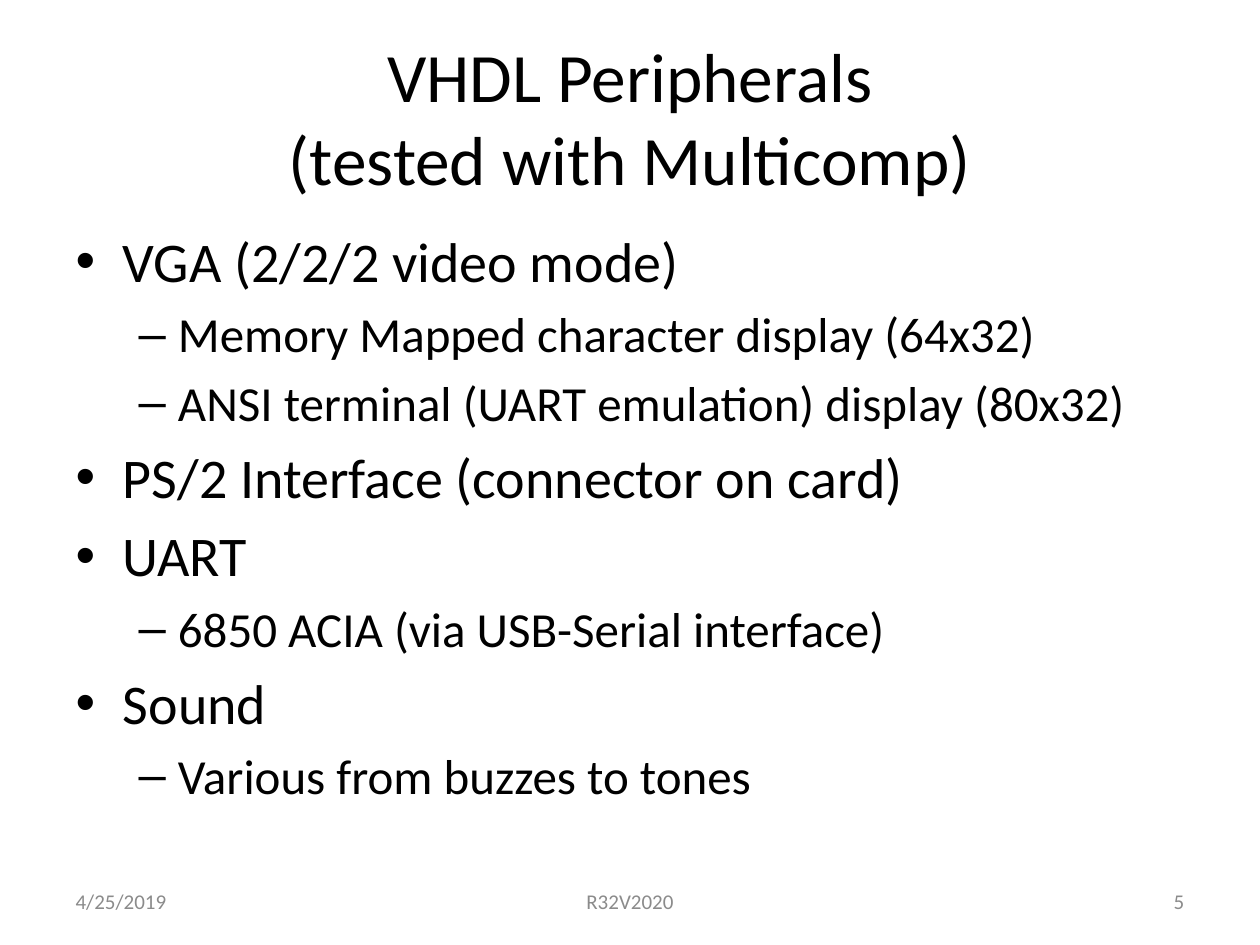
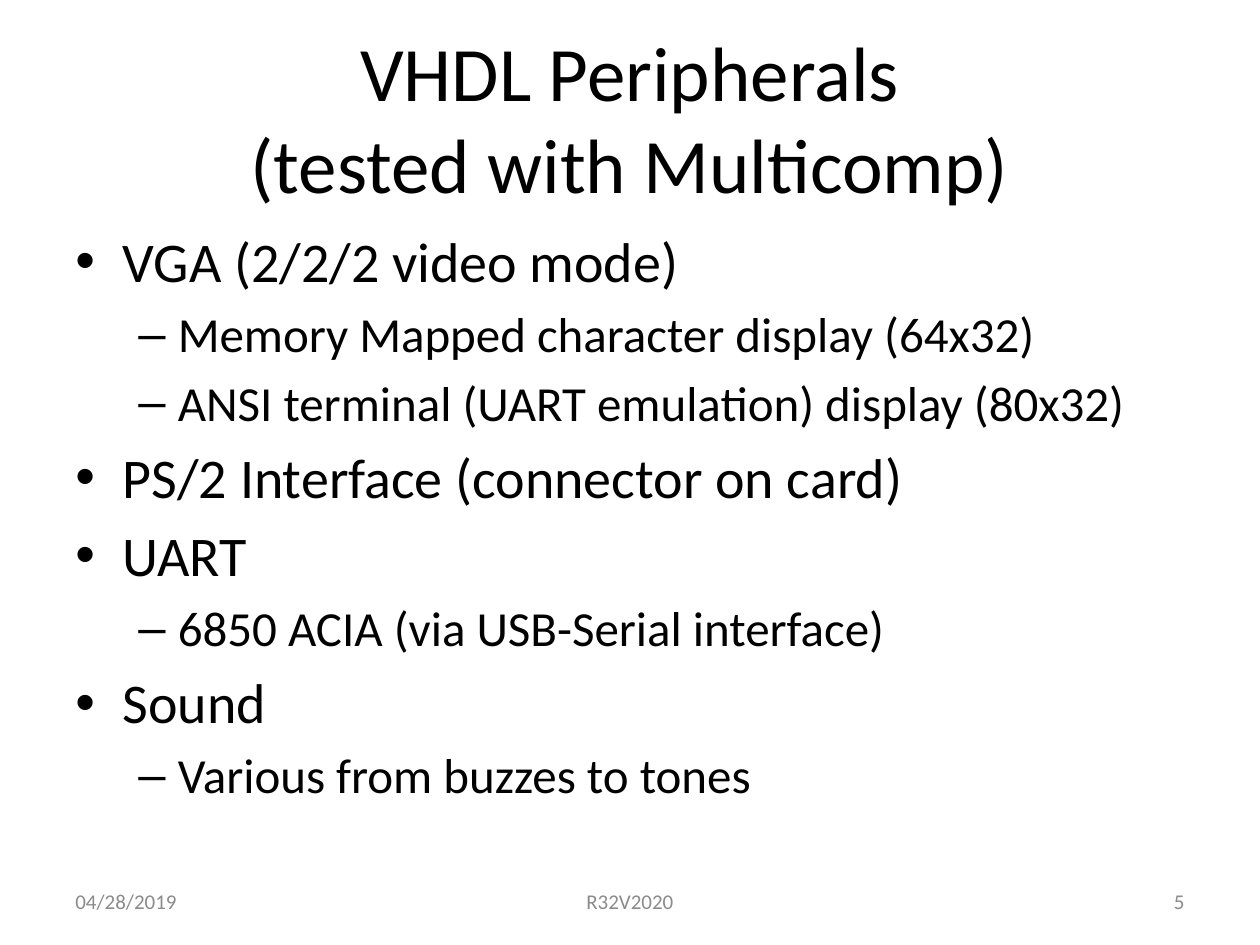
Before and after one commit to douggilliland/R32V2020, a slide deck: slide 5 of Architecture/R32V2020-RISC in EP4CE6.pptx. Drawn at 1260x945 pixels with LibreOffice and Linux fonts; fonts in the diff are those of the drawing. Boxes give left, top, right and bottom in pixels: in the first picture for what was removed or moved away, otherwise in the second. Text is boxed around its words. In the diff, an @@ line names an element or a change of style, - is before the commit and + after.

```diff
--- a/Architecture/R32V2020-RISC in EP4CE6.pptx
+++ b/Architecture/R32V2020-RISC in EP4CE6.pptx
@@ text "VHDL Peripherals (tested with Multicomp)" at (251,47,1008,206): size 39.6 to 44 pt @@
@@ text "VGA (2/2/2 video mode)" at (123,241,1124,794): indent changed @@
@@ text at (75,894,176,910): text changed; text colour #8C8C8C to #8B8B8B @@
-4/25/2019
+04/28/2019
```
Also in this commit, not shown: 15 other slides changed.
